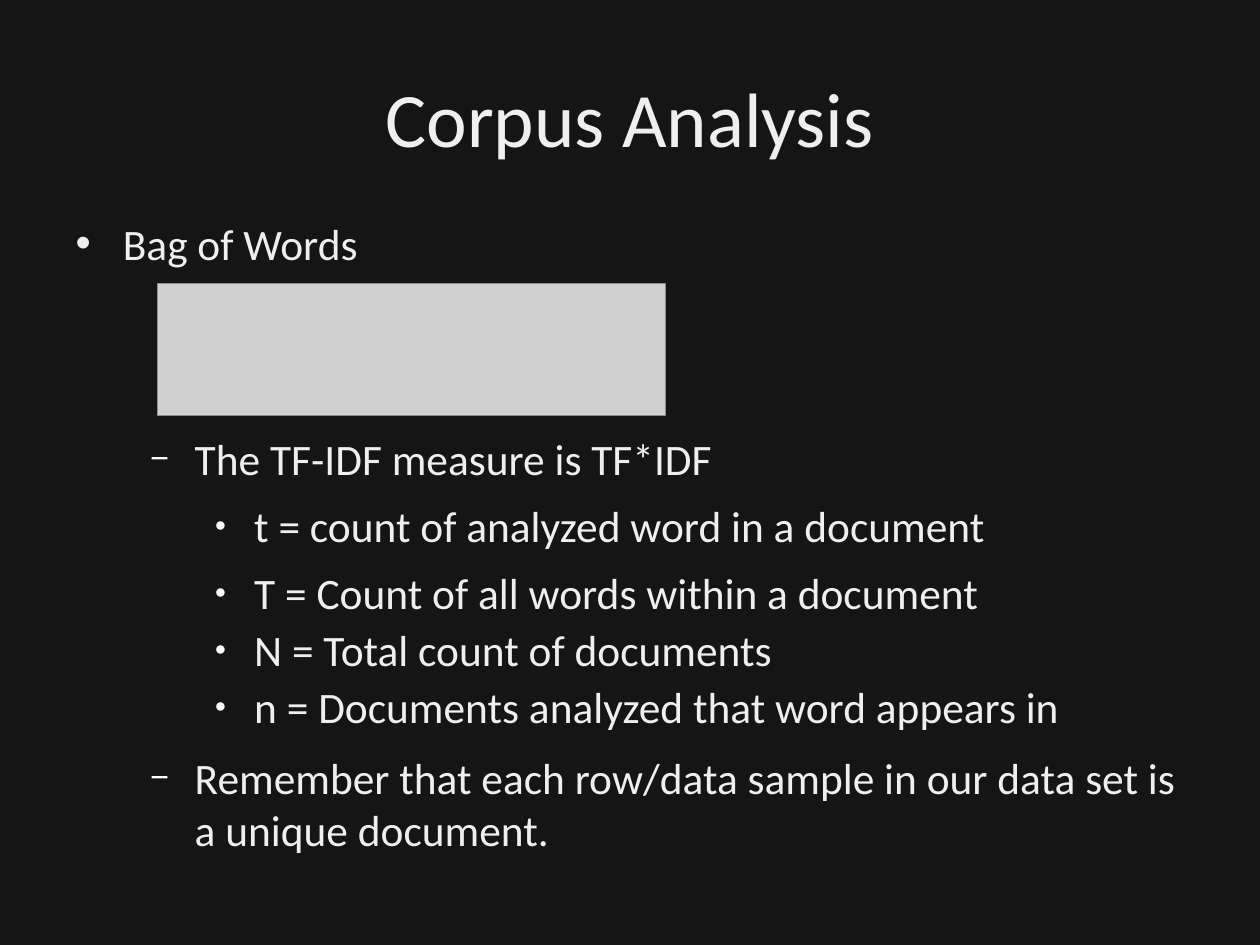
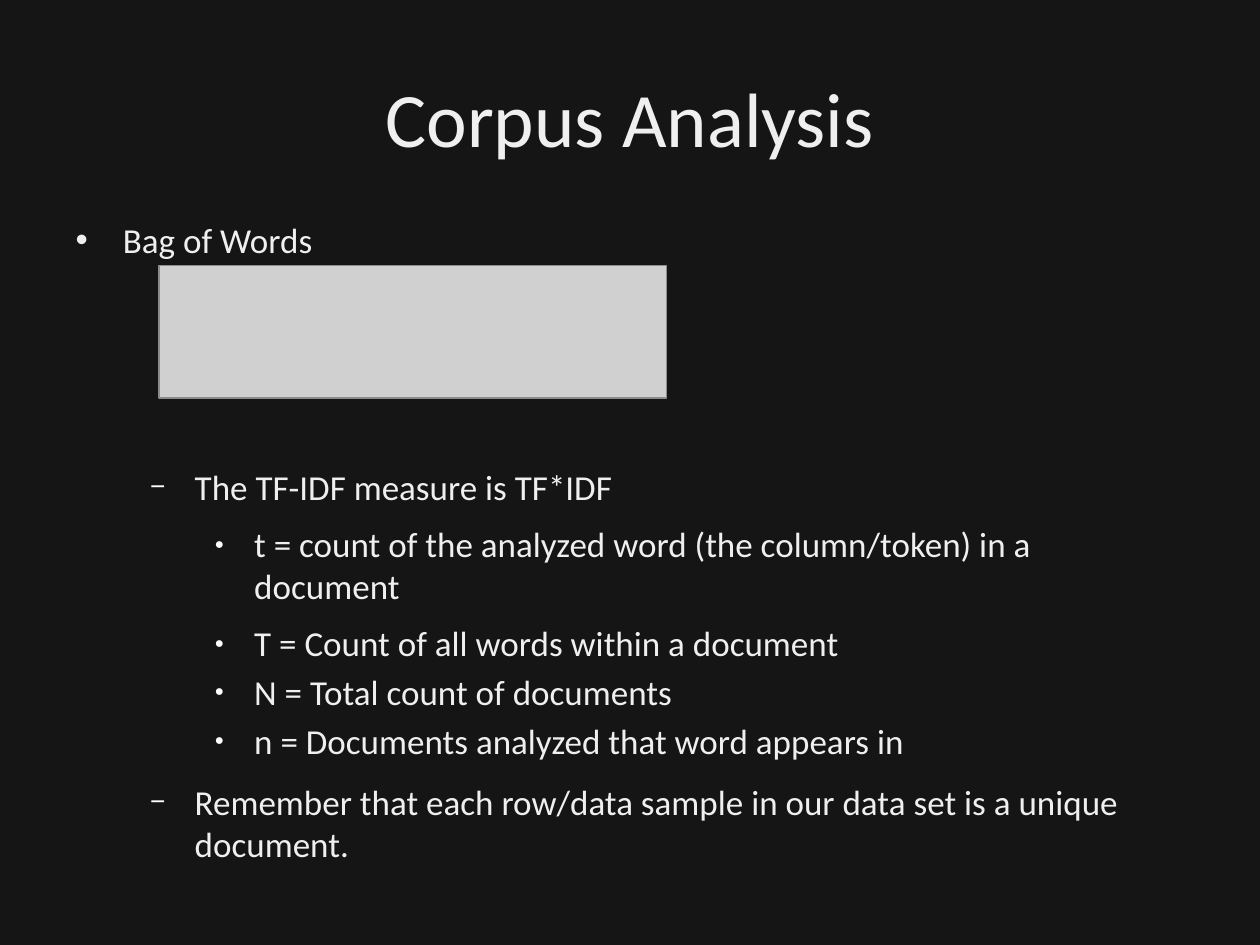
Before and after one commit to dbowmans46/PracticalProgramming, a slide deck: slide 67 of Session 7 - Python/Instructional Material/Session 7 - Python Brief Intro to NLP.odp. Drawn at 1260x945 pixels with LibreOffice and Linux fonts; fonts in the diff are those of the drawing; grey boxes stand for pictures; background and template pictures are left out; a plain dark background stands for a picture behind light text. Boxes give left, top, right and bottom in pixels: in the first picture for what was removed or moved away, otherwise in the second. Text is boxed around its words. In the diff, an @@ line names an element or a change of style, - is before the commit and + after.

Commit message:
Clarified bag-of-words slides.  Added details to TF-IDF scoring.  Added n-gram explanation when utlized for splitting words into character groups.

```diff
--- a/Session 7 - Python/Instructional Material/Session 7 - Python Brief Intro to NLP.odp
+++ b/Session 7 - Python/Instructional Material/Session 7 - Python Brief Intro to NLP.odp
@@ text at bbox=[123, 228, 1118, 858]: size 24.8 to 20 pt in "Bag of Words", "The TF-IDF measure is TF*IDF", "T = Count of all words within ...", "N = Total count of documents" and 2 more places @@
@@ picture: place and size @@
-picture at bbox=[158, 284, 665, 416]
+picture at bbox=[159, 266, 667, 398]
@@ text at bbox=[254, 531, 1031, 600]: text changed; size 24.8 to 20 pt @@
-    ● t = count of analyzed word in a document
+    ● t = count of the analyzed word (the column/token) in a document
```
Also in this commit, not shown: 3 other slides changed.
